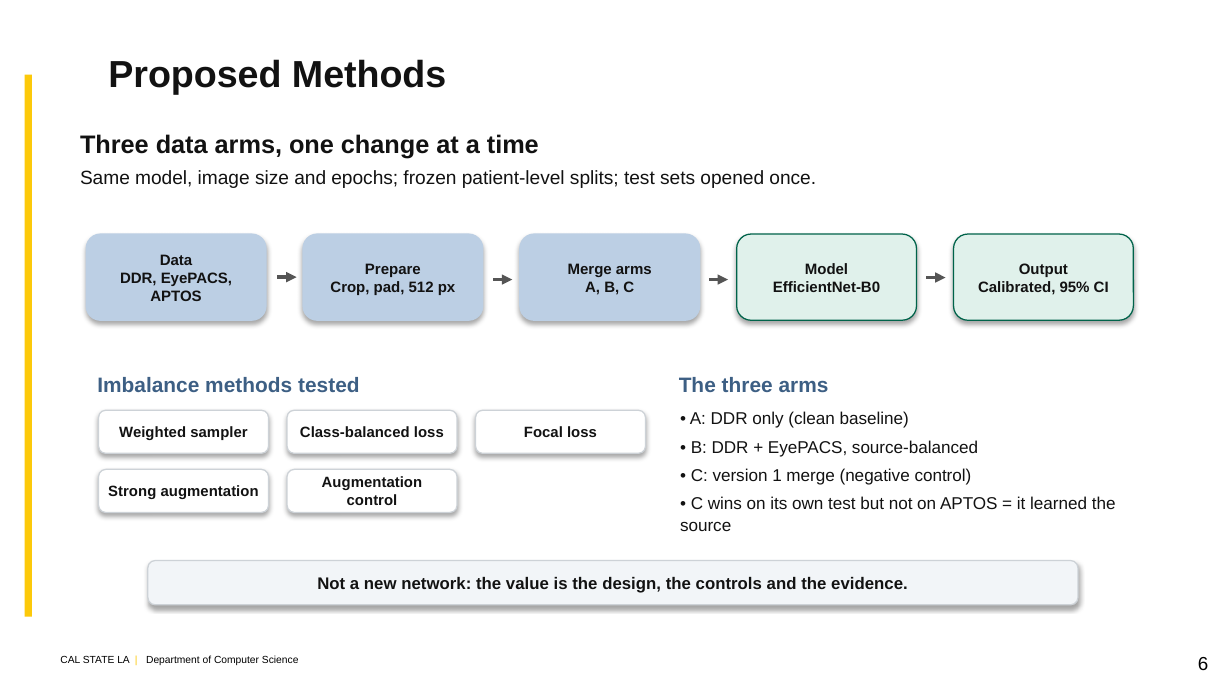
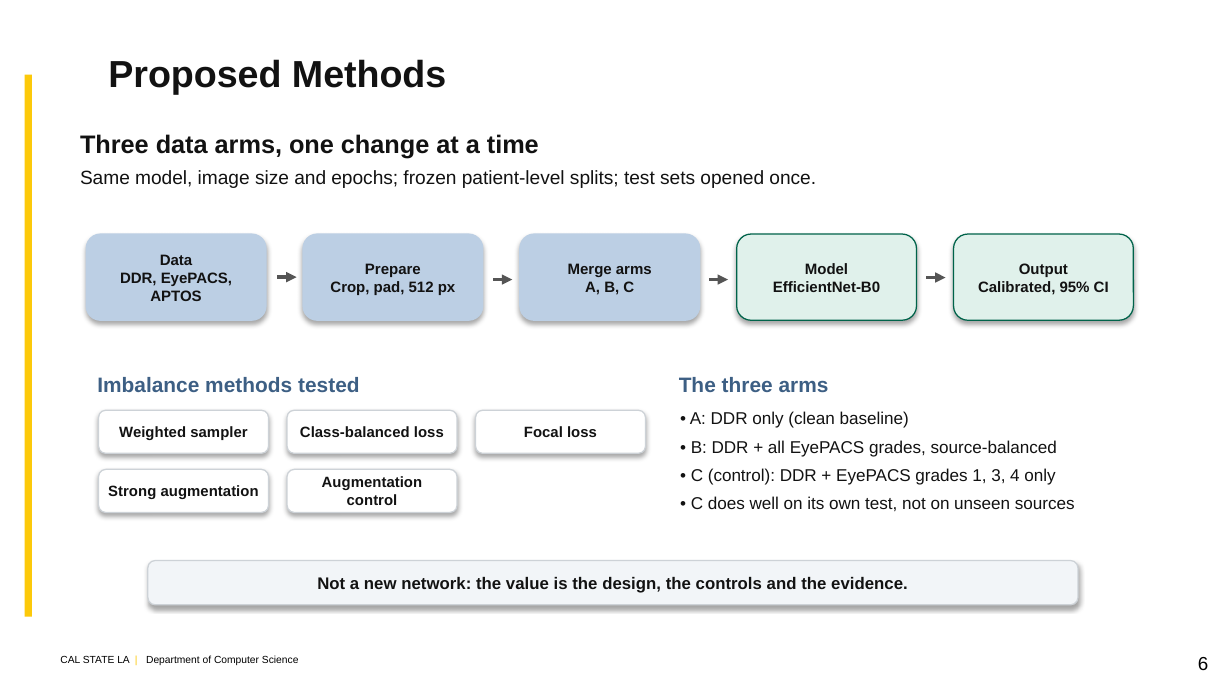
Before and after one commit to kazimab1/Early-DR, a slide deck: slide 6 of DR_Thesis_20min_v5.pptx. Drawn at 1232x693 pixels with LibreOffice and Linux fonts; fonts in the diff are those of the drawing; background and template pictures are left out. Boxes give left, top, right and bottom in pixels: in the first picture for what was removed or moved away, otherwise in the second. Text is boxed around its words. In the diff, an @@ line names an element or a change of style, - is before the commit and + after.

```diff
--- a/DR_Thesis_20min_v5.pptx
+++ b/DR_Thesis_20min_v5.pptx
@@ text at box(691, 440, 1075, 511): text changed @@
-• B: DDR + EyePACS, source-balanced
-• C: version 1 merge (negative control)
-• C wins on its own test but not on APTOS = it learned the source
+• B: DDR + all EyePACS grades, source-balanced
+• C (control): DDR + EyePACS grades 1, 3, 4 only
+• C does well on its own test, not on unseen sources
```
Also in this commit, not shown: 15 other slides changed, 1 slide added, 8 other files.
